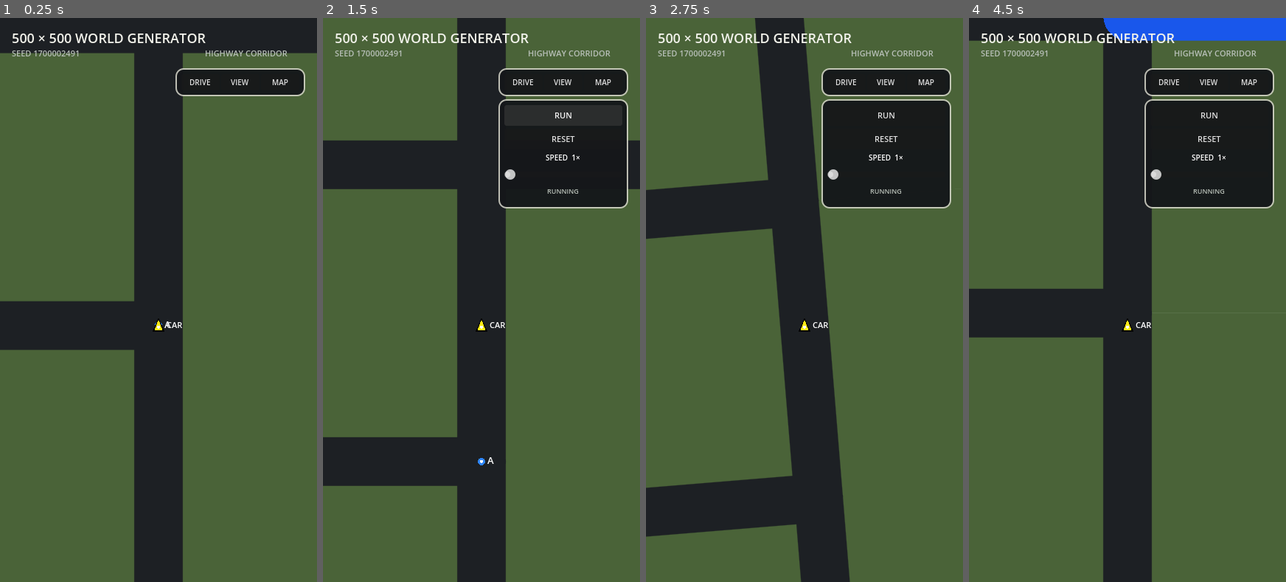
Above: before the commit, frames 1-4 (left to right).
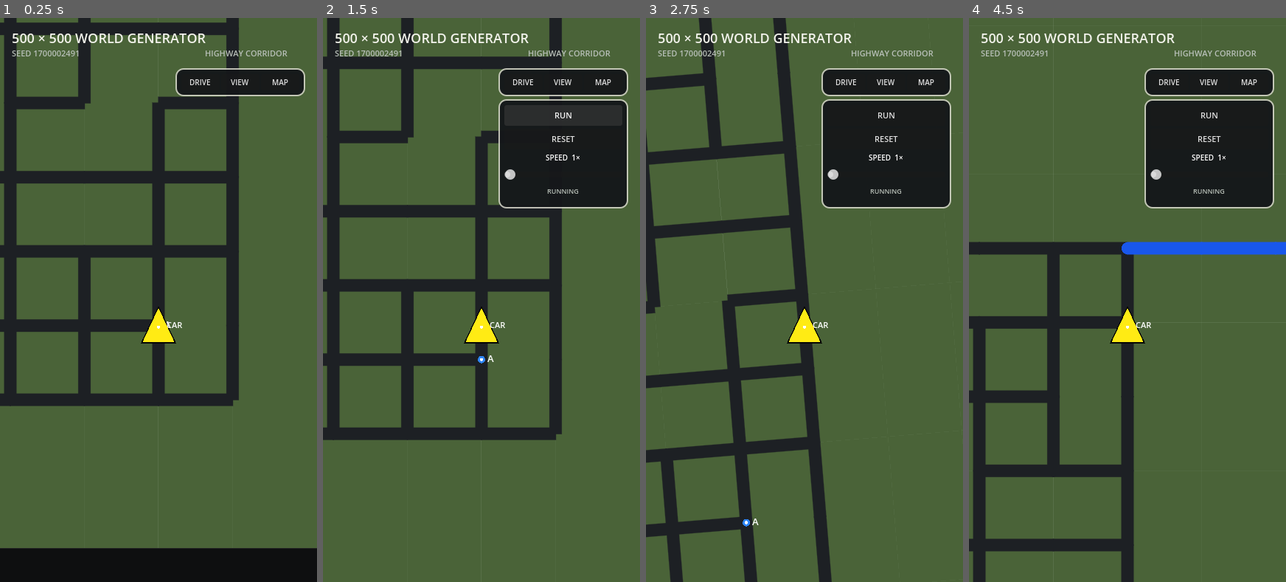
Above: after the commit, the same moments.

Repository: patrickcallahancomedy/comedian
Game: Godot game, scene res://scenes/drive/grid_world_prototype.tscn
Two runs of this game, one before a commit and one after it. Both use one fixed random seed, a clock stepped at 60 frames per second and the inputs below. This scene is started directly instead of the project's main scene.
Inputs (mouse positions are in pixels of both pictures, inside the frame that each line leads up to):
- Up to frame 1 (0.25 s): no input
- Up to frame 2 (1.5 s): click "DRIVE" at 0.5 s; click "RUN" at 1.25 s
- Up to frame 3 (2.75 s): tap Enter (ui_accept) at 2, 2.27 s; move the mouse to (874, 271) at 2.02 s; hold Right from 2.03 s (still down); tap Space at 2.1 s; click (874, 271) at 2.17 s
- Up to frame 4 (4.5 s): release Right at 2.75 s; drag from (1064, 328) to (1111, 412) at 2.77 s; move the mouse to (1159, 175) at 3.52 s; hold Right 3.53-4.25 s; tap Space at 3.6 s; drag from (1111, 412) to (1032, 215) at 4.27 s

The runs differ from the first frame. In frame 1, 32% of the frame differs, in the area x 0-100%, y 0-100%; in frame 2, 30%; in frame 3, 24%; in frame 4, 25%.

Commit message:
Reframe player drive view

Diff:
--- a/godot/scripts/drive/grid_world_debug_car.gd
+++ b/godot/scripts/drive/grid_world_debug_car.gd
@@ -6,6 +6,7 @@
 const CAR_COLOR := Color(1.0, 0.92, 0.08)
 const CAR_OUTLINE := Color(0.02, 0.02, 0.02)
 const CAR_RADIUS := 8.0
+const DRIVE_VIEW_CAR_RADIUS := 24.0
 const LANE_MERGE_DISTANCE := 40.0
 
 var route: Array = []
@@ -117,7 +118,15 @@
 		if map.drive_camera_enabled
 		else map.world_to_screen(_display_world_position())
 	)
-	var radius: float = CAR_RADIUS
+	var radius: float = (
+		DRIVE_VIEW_CAR_RADIUS
+		if (
+			map.drive_camera_enabled
+			and not map.show_whole_map
+			and not map.zoom_map_enabled
+		)
+		else CAR_RADIUS
+	)
 
 	var car_rotation := 0.0
 	if not map.drive_camera_enabled:
--- a/godot/scripts/drive/grid_world_map.gd
+++ b/godot/scripts/drive/grid_world_map.gd
@@ -25,7 +25,7 @@
 const VISIBLE_NEIGHBORHOOD_BLOCKS := 2.0
 const ROAD_BLOCK_LENGTH := 20
 const ROAD_BLOCK_WIDTH := 10
-const DRIVE_VISIBLE_WORLD_WIDTH := 10.0
+const DRIVE_VISIBLE_WORLD_WIDTH := 40.0
 const DRIVE_ROTATION_SMOOTH_SPEED := 4.5
 const LEGACY_LOCAL_ROAD_RATIO := 13.0 / 80.0
 const HIGHWAY_LANE_FILL_RATIO := 1.0
